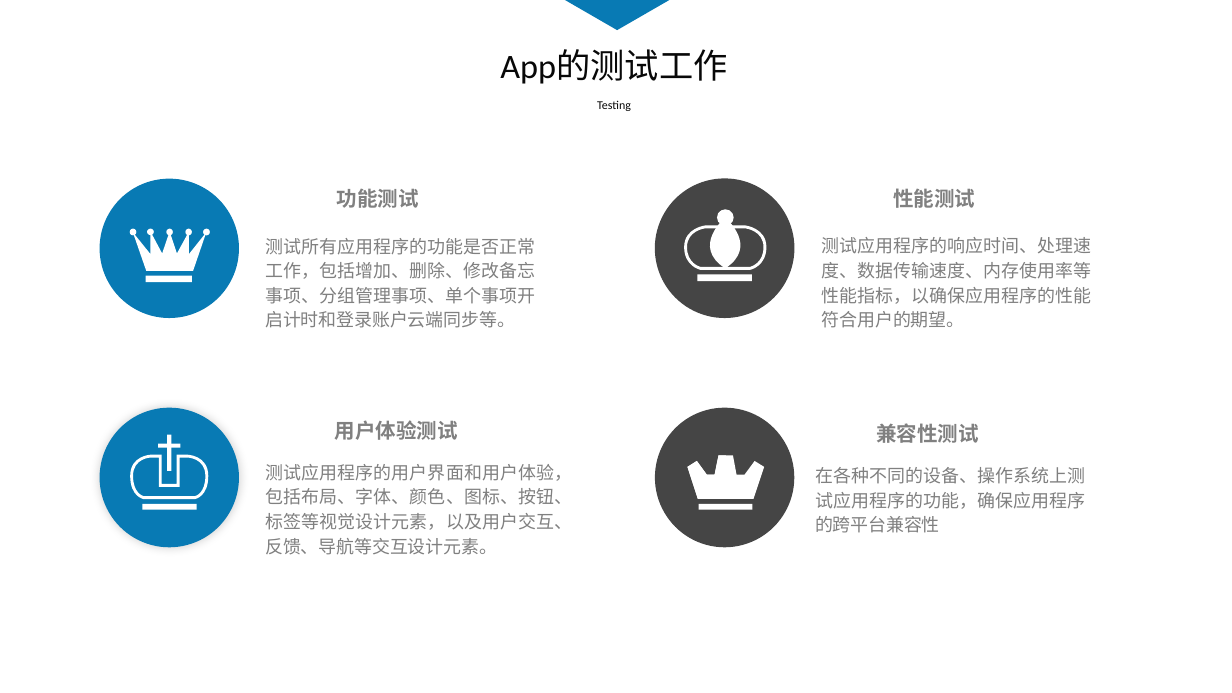
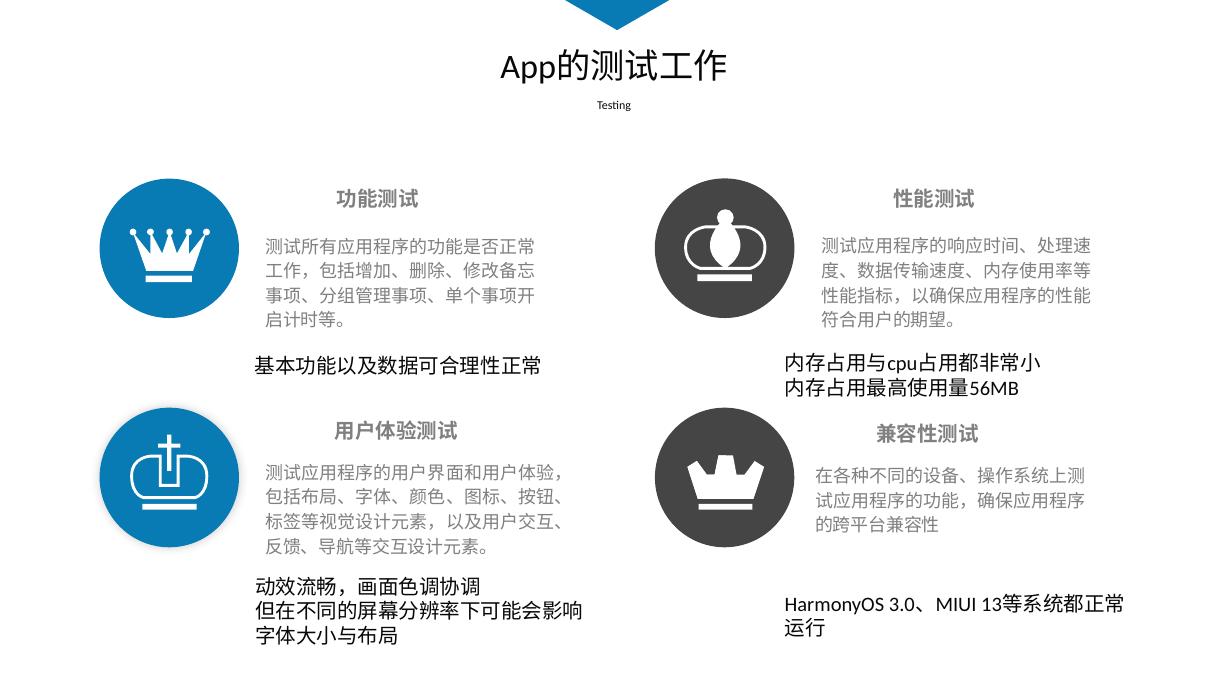
Before and after one commit to android-app-development-course/2023-spring-coumputer-10-To-Do-List, a slide deck: slide 9 of To-Do List第三阶段汇报PPT.pptx. Drawn at 1232x693 pixels with LibreOffice and Linux fonts; fonts in the diff are those of the drawing. Boxes give left, top, right and bottom in pixels: in the first picture for what was removed or moved away, otherwise in the second. Text is boxed around its words. In the diff, an @@ line names an element or a change of style, - is before the commit and + after.

```diff
--- a/To-Do List第三阶段汇报PPT.pptx
+++ b/To-Do List第三阶段汇报PPT.pptx
@@ text at (265, 238, 535, 328): text changed @@
-测试所有应用程序的功能是否正常工作，包括增加、删除、修改备忘事项、分组管理事项、单个事项开启计时和登录账户云端同步等。
+测试所有应用程序的功能是否正常工作，包括增加、删除、修改备忘事项、分组管理事项、单个事项开启计时等。
@@ text added at (255, 355, 542, 375), 12 pt, text #080808 @@
+基本功能以及数据可合理性正常
@@ text added at (785, 352, 1041, 397), 12 pt, text #080808 @@
+内存占用与cpu占用都非常小
+内存占用最高使用量56MB
@@ text added at (255, 576, 583, 645), 12 pt, text #080808 @@
+动效流畅，画面色调协调
+但在不同的屏幕分辨率下可能会影响字体大小与布局
@@ text added at (785, 597, 977, 615), 12 pt, text #080808 @@
+HarmonyOS 3.0、MIUI 13等系统都正常运行
```
Also in this commit, not shown: 3 other slides changed, 1 other file.
